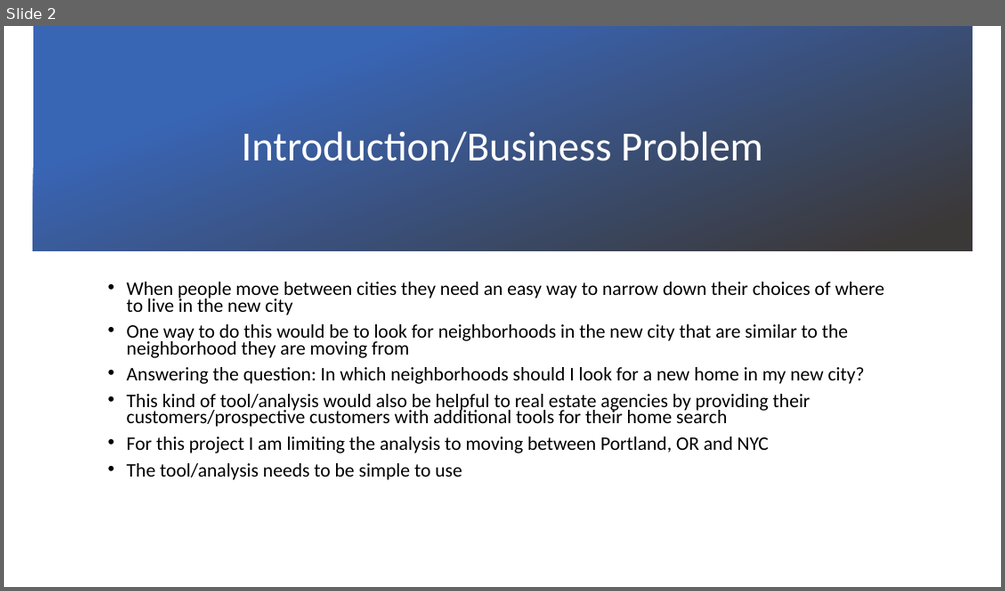
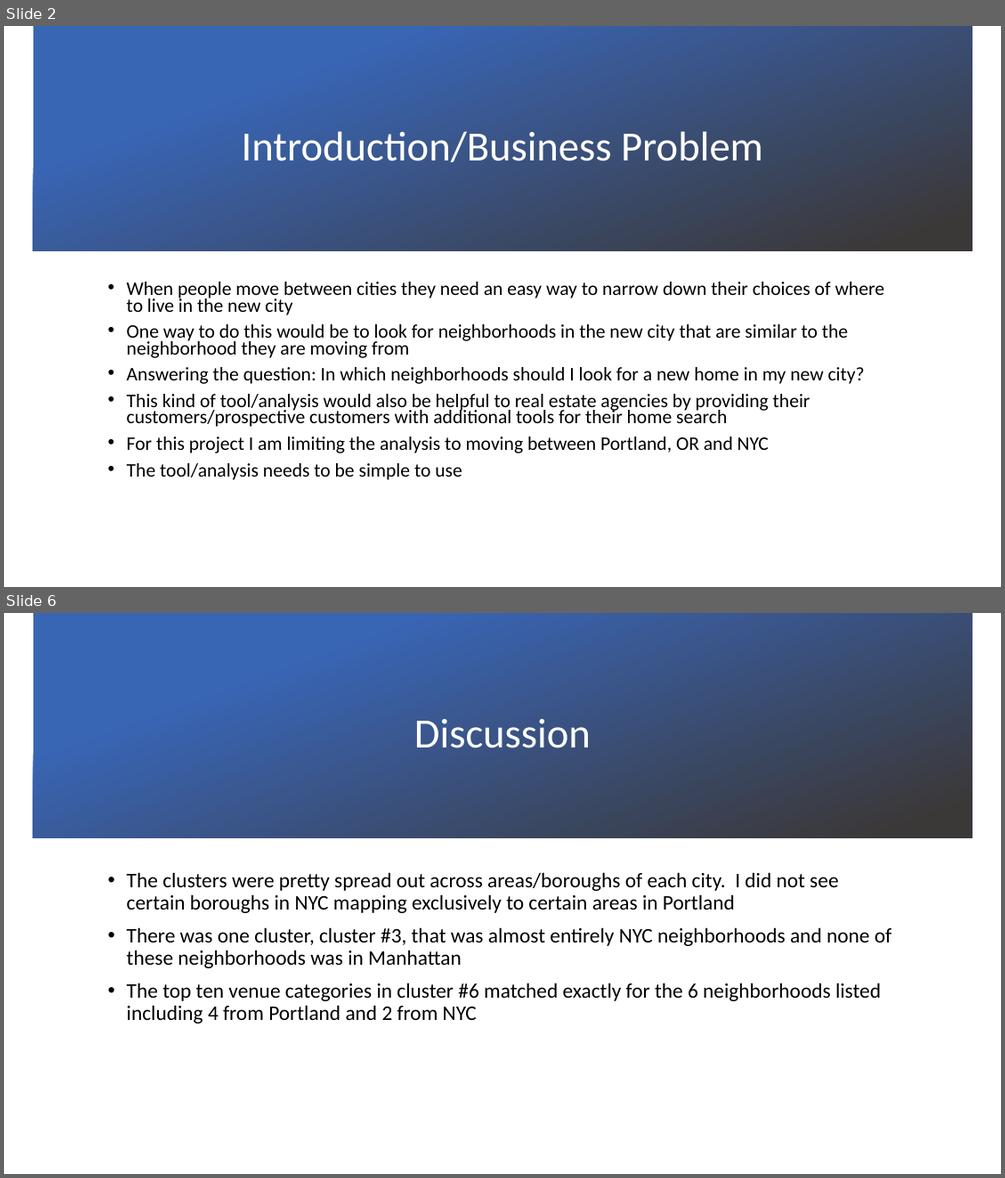
Before and after one commit to tferkel4006/Coursera_Capstone, a slide deck: Battle Of The Neighborhoods.pptx. Shown one above the other, each under a label of ours: slide 2 before the commit, slides 2 and 6 after it; the slides between them are not shown. The pictures are 1005x591 and 1005x1178 pixels, drawn with LibreOffice and Linux fonts; fonts in the diff are those of the drawing; background and template pictures are left out. Boxes give left, top, right and bottom in pixels: in the first picture for what was removed or moved away, otherwise in the second. Text is boxed around its words. In the diff, an @@ line names an element or a change of style, - is before the commit and + after.

```diff
--- a/Battle Of The Neighborhoods.pptx
+++ b/Battle Of The Neighborhoods.pptx
@@ slide 6 added at (x1=4, y1=613, x2=1001, y2=1174), background picture (left out) @@
@@ rectangle added at (x1=33, y1=613, x2=972, y2=838), fill gradient #3965B5 to #3B3838 @@
@@ title added at (x1=414, y1=719, x2=591, y2=748), 40 pt, text #FFFFFF @@
+Discussion
@@ text added at (x1=127, y1=872, x2=891, y2=1023), 20 pt, text #000000 @@
+• The clusters were pretty spread out across areas/boroughs of each city. I did not see certain boroughs in NYC mapping exclusively to certain areas in Portland
+• There was one cluster, cluster #3, that was almost entirely NYC neighborhoods and none of these neighborhoods was in Manhattan
+• The top ten venue categories in cluster #6 matched exactly for the 6 neighborhoods listed including 4 from Portland and 2 from NYC
```
Also in this commit, not shown: 1 slide changed, 3 other slides added.
